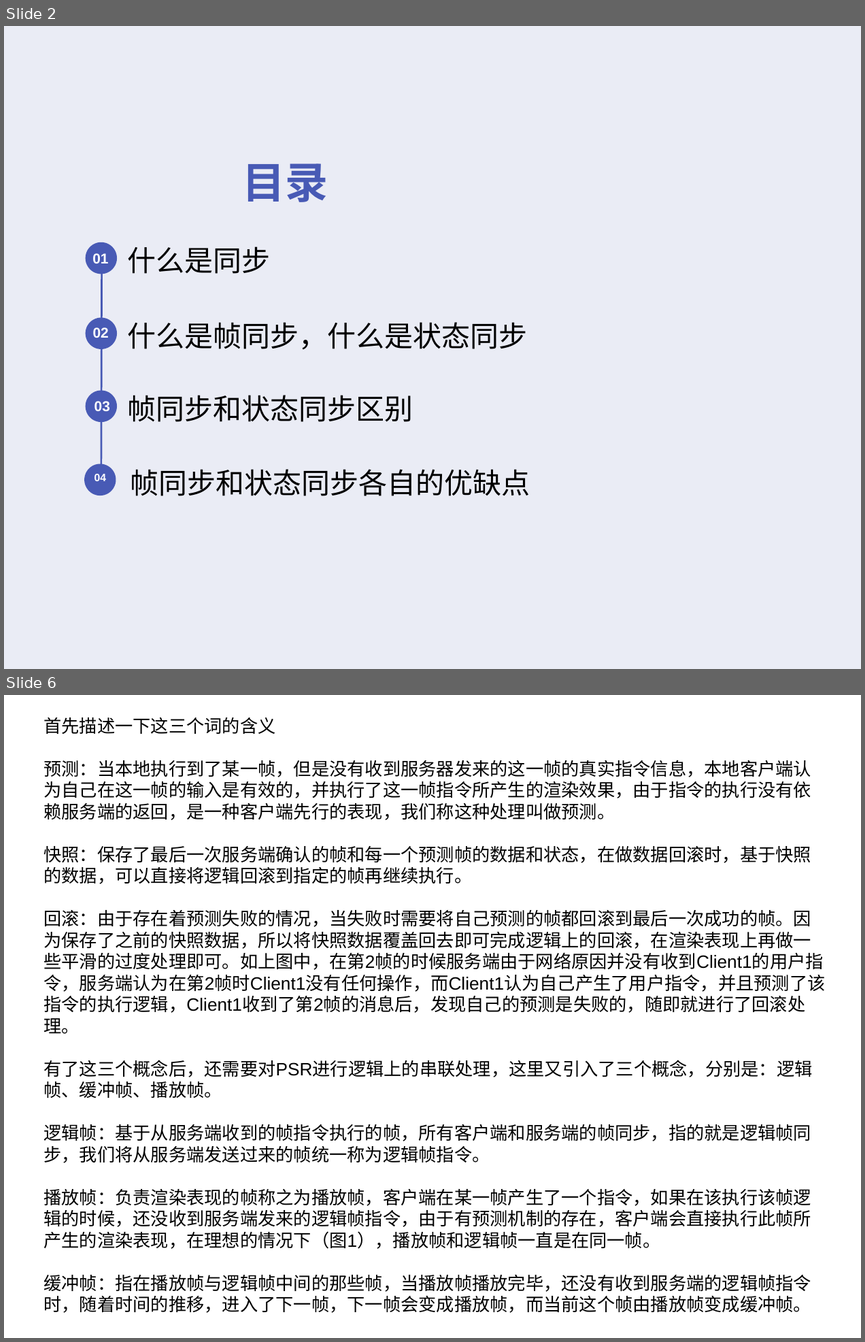
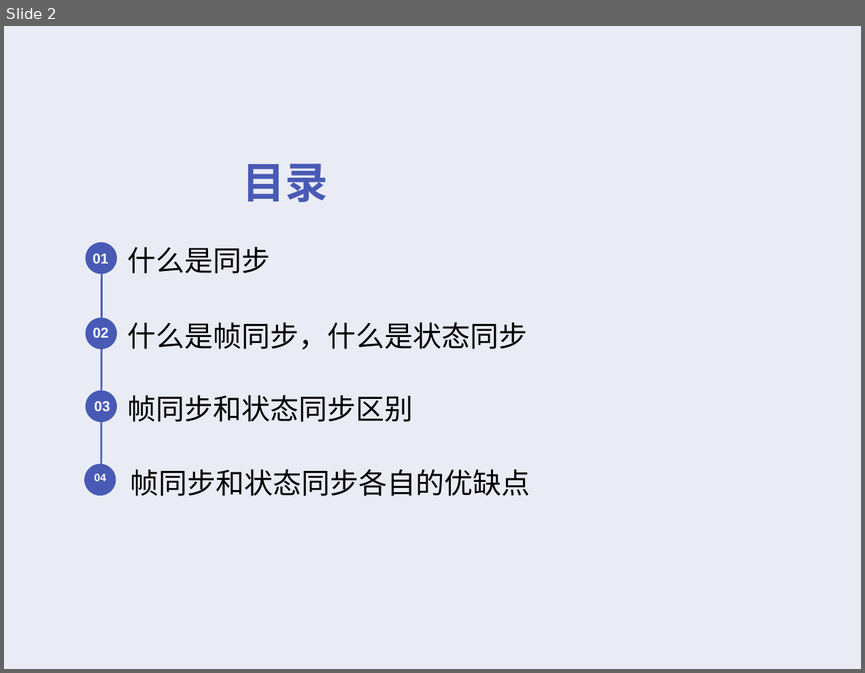
Before and after one commit to cyk88888888/LockStep-StateSynchronization, a slide deck: 浅析帧同步和状态同步.ppt. Shown one above the other, each under a label of ours: slides 2 and 6 before the commit, slide 2 after it; the slides between them are not shown. The pictures are 865x1342 and 865x673 pixels, drawn with LibreOffice and Linux fonts; fonts in the diff are those of the drawing; background and template pictures are left out. Boxes give left, top, right and bottom in pixels: in the first picture for what was removed or moved away, otherwise in the second. Text is boxed around its words. In the diff, an @@ line names an element or a change of style, - is before the commit and + after.

```diff
--- a/浅析帧同步和状态同步.ppt
+++ b/浅析帧同步和状态同步.ppt
@@ slide 6 removed at (x1=4, y1=695, x2=861, y2=1338), background #FFFFFF @@
@@ text removed at (x1=43, y1=717, x2=825, y2=1312) @@
-首先描述一下这三个词的含义
-预测：当本地执行到了某一帧，但是没有收到服务器发来的这一帧的真实指令信息，本地客户端认为自己在这一帧的输入是有效的，并执行了这一帧指令所产生的渲染效果，由于指令的执行没有依赖服务端的返回，是一种客户端先行的表现，我们称这种处理叫做预测。
-快照：保存了最后一次服务端确认的帧和每一个预测帧的数据和状态，在做数据回滚时，基于快照的数据，可以直接将逻辑回滚到指定的帧再继续执行。
-回滚：由于存在着预测失败的情况，当失败时需要将自己预测的帧都回滚到最后一次成功的帧。因为保存了之前的快照数据，所以将快照数据覆盖回去即可完成逻辑上的回滚，在渲染表现上再做一些平滑的过度处理即可。如上图中，在第2帧的时候服务端由于网络原因并没有收到Client1的用户指令，服务端认为在第2帧时Client1没有任何操作，而Client1认为自己产生了用户指令，并且预测了该指令的执行逻辑，Client1收到了第2帧的消息后，发现自己的预测是失败的，随即就进行了回滚处理。
-有了这三个概念后，还需要对PSR进行逻辑上的串联处理，这里又引入了三个概念，分别是：逻辑帧、缓冲帧、播放帧。
-逻辑帧：基于从服务端收到的帧指令执行的帧，所有客户端和服务端的帧同步，指的就是逻辑帧同步，我们将从服务端发送过来的帧统一称为逻辑帧指令。
-播放帧：负责渲染表现的帧称之为播放帧，客户端在某一帧产生了一个指令，如果在该执行该帧逻辑的时候，还没收到服务端发来的逻辑帧指令，由于有预测机制的存在，客户端会直接执行此帧所产生的渲染表现，在理想的情况下（图1），播放帧和逻辑帧一直是在同一帧。
-缓冲帧：指在播放帧与逻辑帧中间的那些帧，当播放帧播放完毕，还没有收到服务端的逻辑帧指令时，随着时间的推移，进入了下一帧，下一帧会变成播放帧，而当前这个帧由播放帧变成缓冲帧。
```
Also in this commit, not shown: 4 slides changed, 11 slides added, 7 other slides removed, 8 other files.
